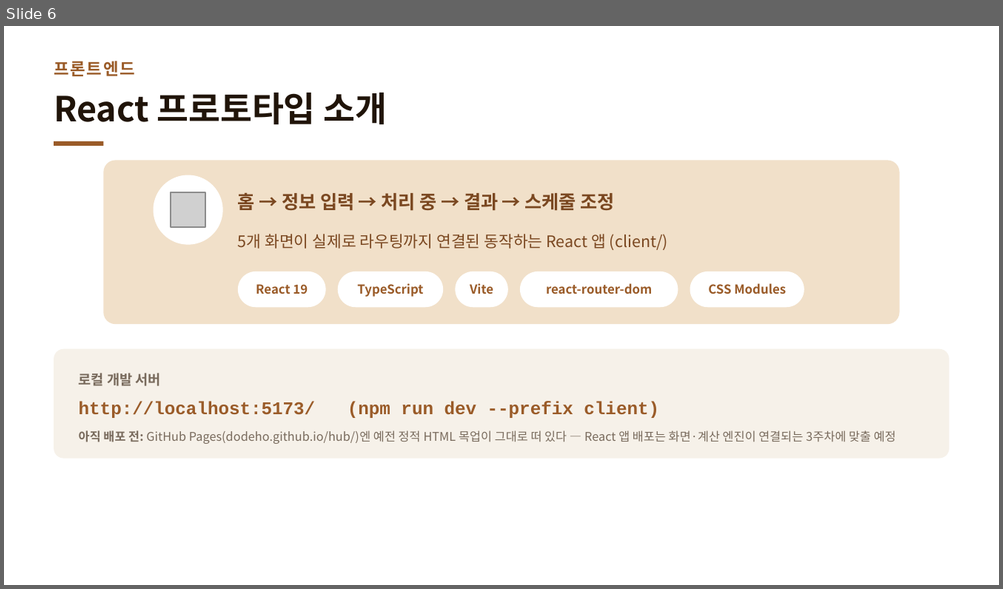
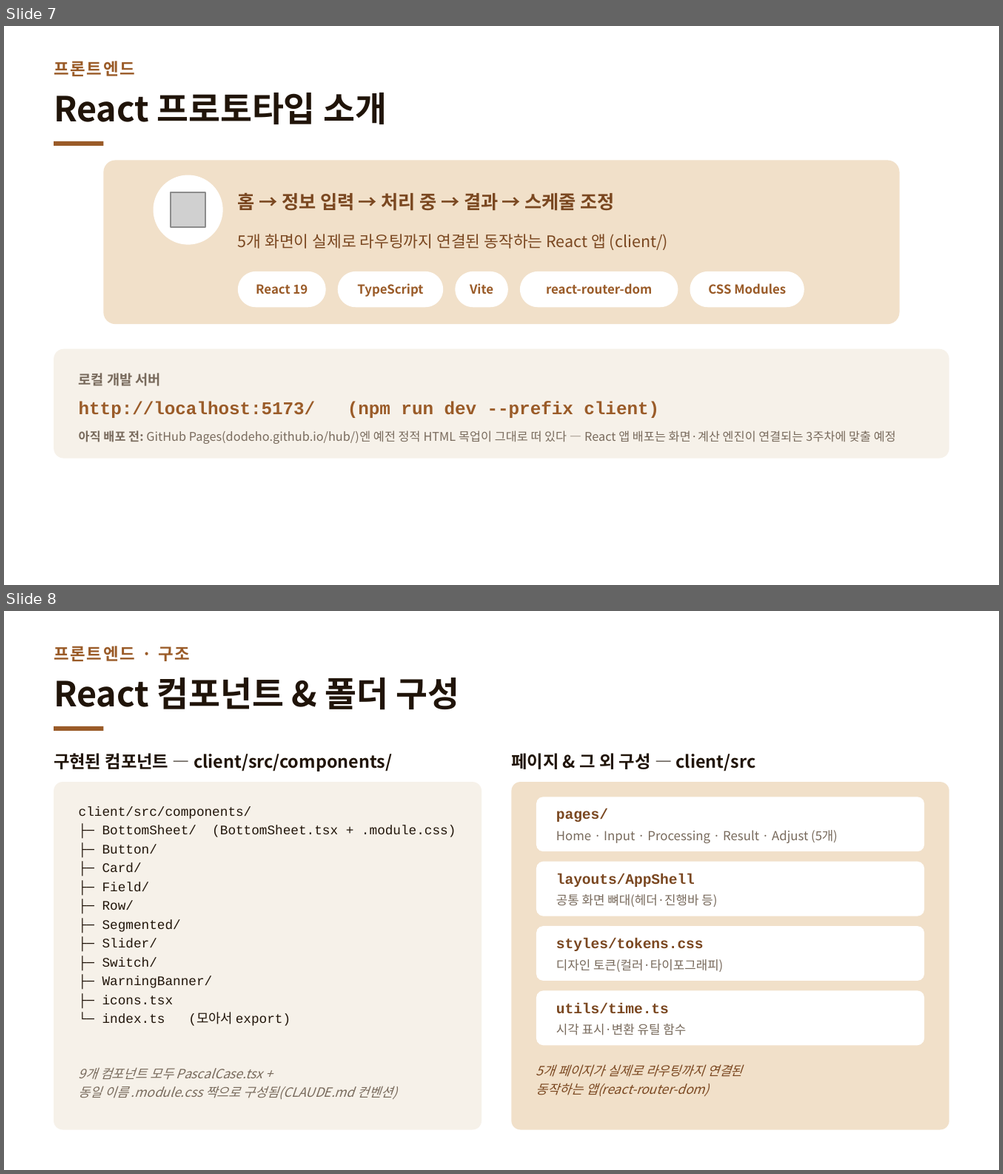
Before and after one commit to Mureung1/hub-showcase, a slide deck: exam-cram-scheduler/docs/presentation/2주차_진행공유.pptx. Shown one above the other, each under a label of ours: slide 6 before the commit, slides 7 and 8 after it. The pictures are 1003x589 and 1003x1174 pixels, drawn with LibreOffice and Linux fonts; fonts in the diff are those of the drawing; grey boxes stand for pictures. Boxes give left, top, right and bottom in pixels: in the first picture for what was removed or moved away, otherwise in the second. Text is boxed around its words. In the diff, an @@ line names an element or a change of style, - is before the commit and + after.

```diff
--- a/exam-cram-scheduler/docs/presentation/2주차_진행공유.pptx
+++ b/exam-cram-scheduler/docs/presentation/2주차_진행공유.pptx
@@ slide 8 added at [4, 611, 999, 1170], background #FFFFFF @@
@@ text added at [54, 646, 190, 661], 12 pt, text #9A5B28, bold @@
+프론트엔드 · 구조
@@ text added at [54, 678, 460, 710], 25 pt, text #201409, bold @@
+React 컴포넌트 & 폴더 구성
@@ rectangle added at [54, 726, 103, 730], fill #9A5B28 @@
@@ text added at [54, 753, 392, 772], 12.5 pt, text #201409, bold @@
+구현된 컴포넌트 — client/src/components/
@@ text added at [511, 753, 756, 772], 12.5 pt, text #201409, bold @@
+페이지 & 그 외 구성 — client/src
@@ rounded rectangle added at [54, 782, 481, 1130], fill #F6F1E9 @@
@@ rounded rectangle added at [511, 782, 949, 1130], fill #F1E0C9 @@
@@ text added at [79, 807, 455, 1026], 9.5 pt, text #201409 @@
+client/src/components/
+├─ BottomSheet/ (BottomSheet.tsx + .module.css)
+├─ Button/
+├─ Card/
+├─ Field/
+├─ Row/
+├─ Segmented/
+├─ Slider/
+├─ Switch/
+├─ WarningBanner/
+├─ icons.tsx
+└─ index.ts (모아서 export)
@@ rounded rectangle added at [536, 797, 924, 851], fill #FFFFFF @@
@@ text added at [556, 809, 608, 822], 10.5 pt, text #7A4720, bold @@
+pages/
@@ text added at [556, 830, 837, 843], 9 pt, text #786A5C @@
+Home · Input · Processing · Result · Adjust (5개)
@@ rounded rectangle added at [536, 862, 924, 917], fill #FFFFFF @@
@@ text added at [556, 874, 694, 887], 10.5 pt, text #7A4720, bold @@
+layouts/AppShell
@@ text added at [556, 894, 717, 907], 9 pt, text #786A5C @@
+공통 화면 뼈대(헤더·진행바 등)
@@ rounded rectangle added at [536, 926, 924, 981], fill #FFFFFF @@
@@ text added at [556, 938, 703, 951], 10.5 pt, text #7A4720, bold @@
+styles/tokens.css
@@ text added at [556, 960, 723, 972], 9 pt, text #786A5C @@
+디자인 토큰(컬러·타이포그래피)
@@ rounded rectangle added at [536, 991, 924, 1045], fill #FFFFFF @@
@@ text added at [556, 1003, 669, 1014], 10.5 pt, text #7A4720, bold @@
+utils/time.ts
@@ text added at [556, 1024, 686, 1036], 9 pt, text #786A5C @@
+시각 표시·변환 유틸 함수
@@ text added at [79, 1068, 396, 1099], 9.3 pt, text #786A5C, italic @@
+9개 컴포넌트 모두 PascalCase.tsx +
+동일 이름 .module.css 짝으로 구성됨(CLAUDE.md 컨벤션)
@@ text added at [536, 1065, 743, 1096], 9.3 pt, text #7A4720, italic @@
+5개 페이지가 실제로 라우팅까지 연결된
+동작하는 앱(react-router-dom)
@@ what was slide 6 is now slide 7 @@
```
Also in this commit, not shown: 11 slides changed, 17 other slides added, 2 other files.
